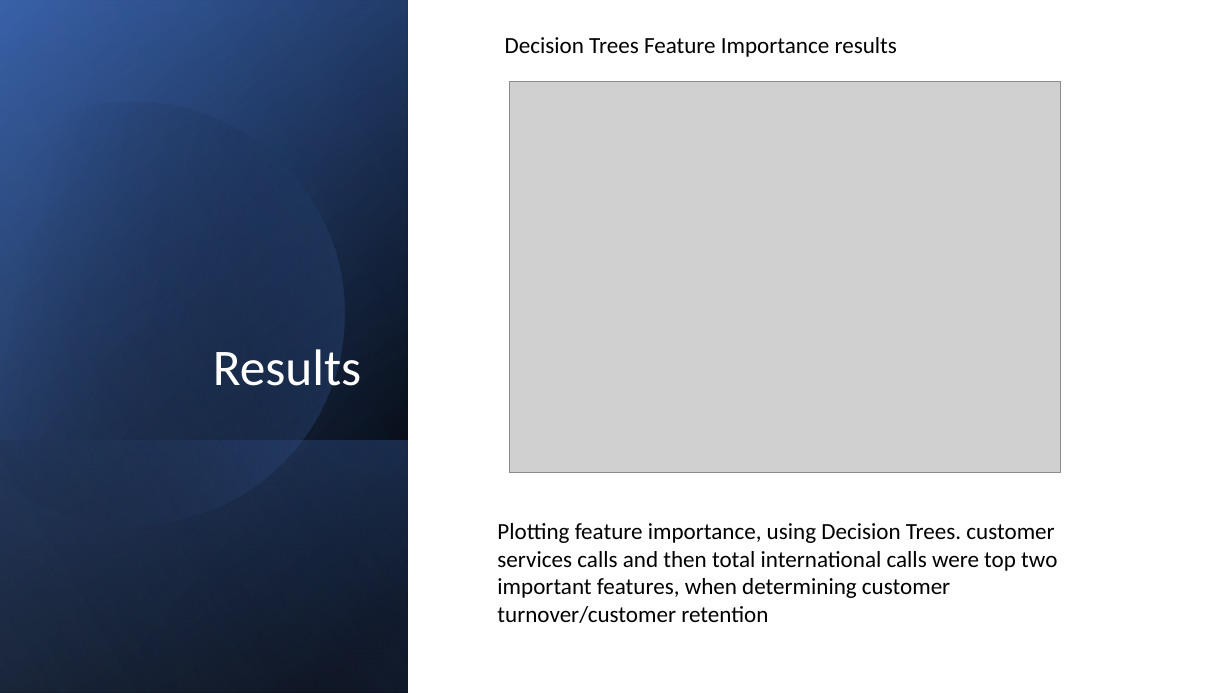
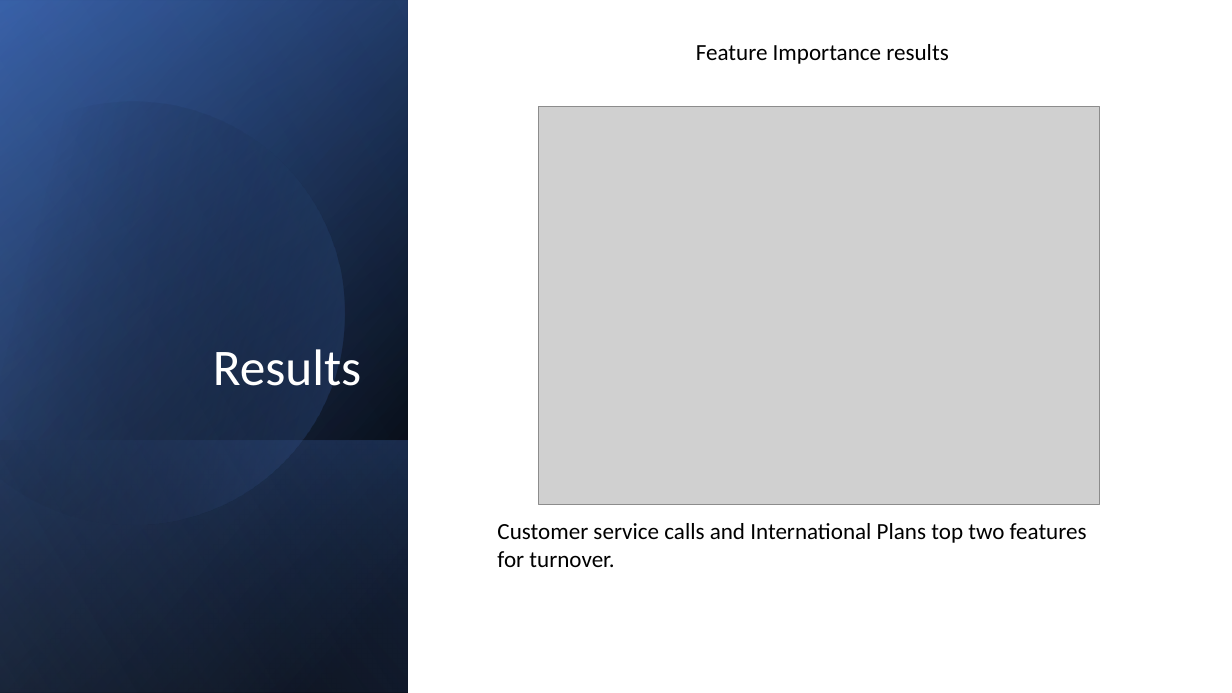
Before and after one commit to carlos-marin1742/dsc-phase-3-project, a slide deck: slide 10 of Phase 3 Presentation.pptx (slide 9 before the commit). Drawn at 1232x693 pixels with LibreOffice and Linux fonts; fonts in the diff are those of the drawing; grey boxes stand for pictures. Boxes give left, top, right and bottom in pixels: in the first picture for what was removed or moved away, otherwise in the second. Text is boxed around its words. In the diff, an @@ line names an element or a change of style, - is before the commit and + after.

```diff
--- a/Phase 3 Presentation.pptx
+++ b/Phase 3 Presentation.pptx
@@ text at (696, 44, 948, 64): text changed @@
-Decision Trees Feature Importance results
+Feature Importance results
@@ picture: place and size @@
-picture at (509, 81, 1060, 473)
+picture at (539, 106, 1100, 505)
@@ text at (497, 523, 1087, 567): text changed @@
-Plotting feature importance, using Decision Trees. customer services calls and then total international calls were top two important features, when determining customer turnover/customer retention
+Customer service calls and International Plans top two features for turnover.
```
Also in this commit, not shown: 6 other slides changed, 1 slide added, 7 other files.
